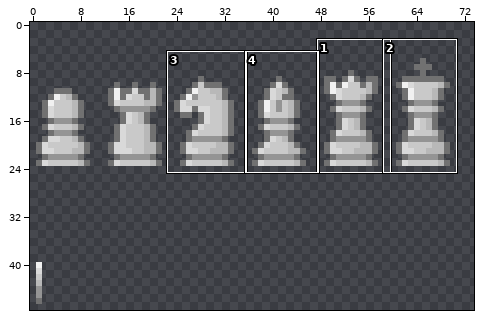
Edited in one commit: pixel-art file (assets/pieces.ase). The picture above shows the old version from afar; the outline marks the close-up.
Close-up. The starting point:
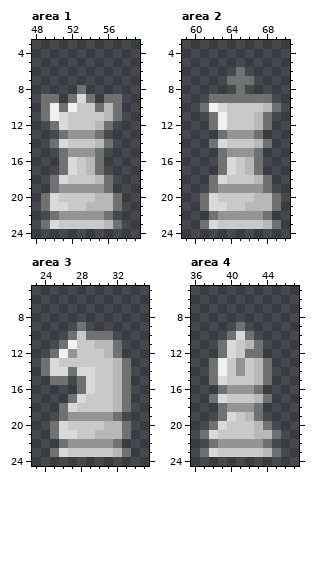
96x48 pixels, 1 frame. Colours within 5 levels of each other are drawn and written as one. Shown: area 1: x 48..59, y 3..24; area 2: x 59..70, y 3..24; area 3: x 23..35, y 5..24; area 4: x 36..47, y 5..24. The wide view leaves out empty margins. The commit also changed other parts of the picture, which this record leaves out.
After the commit:
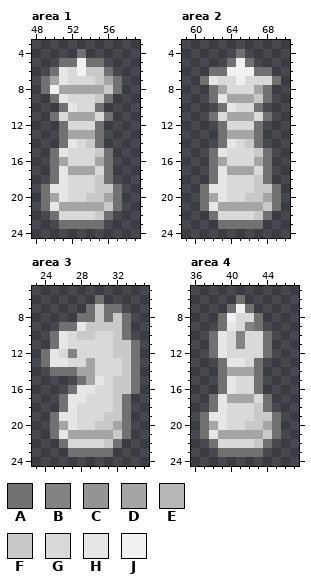
Palette (. is transparent): A #717171  B #838383  C #949494  D #a5a5a5  E #b8b8b8  F #c9c9c9  G #d9d9d9  H #e6e6e6  J #f1f1f1
From old to new:
Changed rows in their new state; - is an unchanged pixel.
Area 1, layer "Layer 1":
first column x 49:
 4 ----A----
 5 --AAJAA--
 6 -AHGJFFA-
 7 ADHGGGFDA
 8 AJDDDDDFA
 9 .-HG-GF-.
10 ..-HGG-..
11 .A-DDDGA.
12 -.AGGGA.-
13 ---DDD---
14 -.AHG-A.-
15 -AHGGGFA-
16 -AD-GGDA-
17 -AHDDDGA-
18 --HGGGF--
19 AHHGGGFFA
20 -DHGG-FD-
21 -HDDDDDF-
22 --GGGGF--
23 ..AAAAA..
Area 2, layer "Layer 1":
first column x 61:
 4 ----A----
 5 ---AJA---
 6 -AAJJJAA-
 7 AHGGJGGGA
 8 -ADGGGDA-
 9 --HDDDF--
10 ..AHGGA..
11 --GDDDG--
12 -.AGGGA.-
13 ---DDD---
14 -.AHG-A.-
15 -AHGGGFA-
16 -AD-GGDA-
17 -AHDDDGA-
18 --HGGGF--
19 AHHGGGFFA
20 -DHGG-FD-
21 -HDDDDDF-
22 --GGGGF--
23 ..AAAAA..
Area 3, layer "Layer 1":
first column x 24:
 6 ------A----
 7 -----AFAA--
 8 ----AAFAFA-
 9 --AAHFFFFA-
10 -AHG-FGGFA-
11 -AHGGGGGFFA
12 AHGBGGGGFFA
13 -HHGGDGGGFA
14 .AA-DDGGGFA
15 -..--DHGFFA
16 ---AHHGGFFA
17 --AHHGGGF--
18 ---HGGGGF--
19 -AHHGGGFFA-
20 --DHGG-FD--
21 --HDDDDDF--
22 ---GGGGF---
23 -..AAAAA..-
Area 4, layer "Layer 1":
first column x 37:
 6 ----A----
 7 ---AJA---
 8 --AJGGA--
 9 --AHGBA--
10 -AHGBGGA-
11 -AH-BGGA-
12 -AH-GGGA-
13 -.AHHGA.-
14 -.ADDDA.-
15 -.AHGGA.-
16 ---HGG---
17 --HDDDG--
18 -AHGGGFA-
19 AHH-GGFFA
20 ADHGG-FDA
21 -HDDDDDF-
22 --GGGGF--
23 ..AAAAA..
